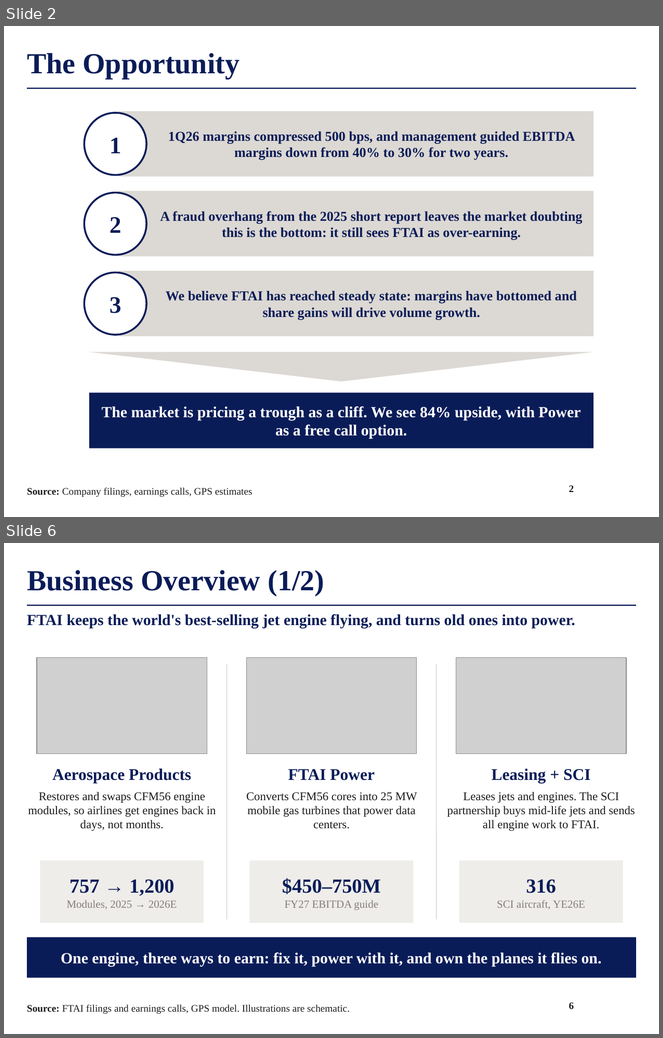
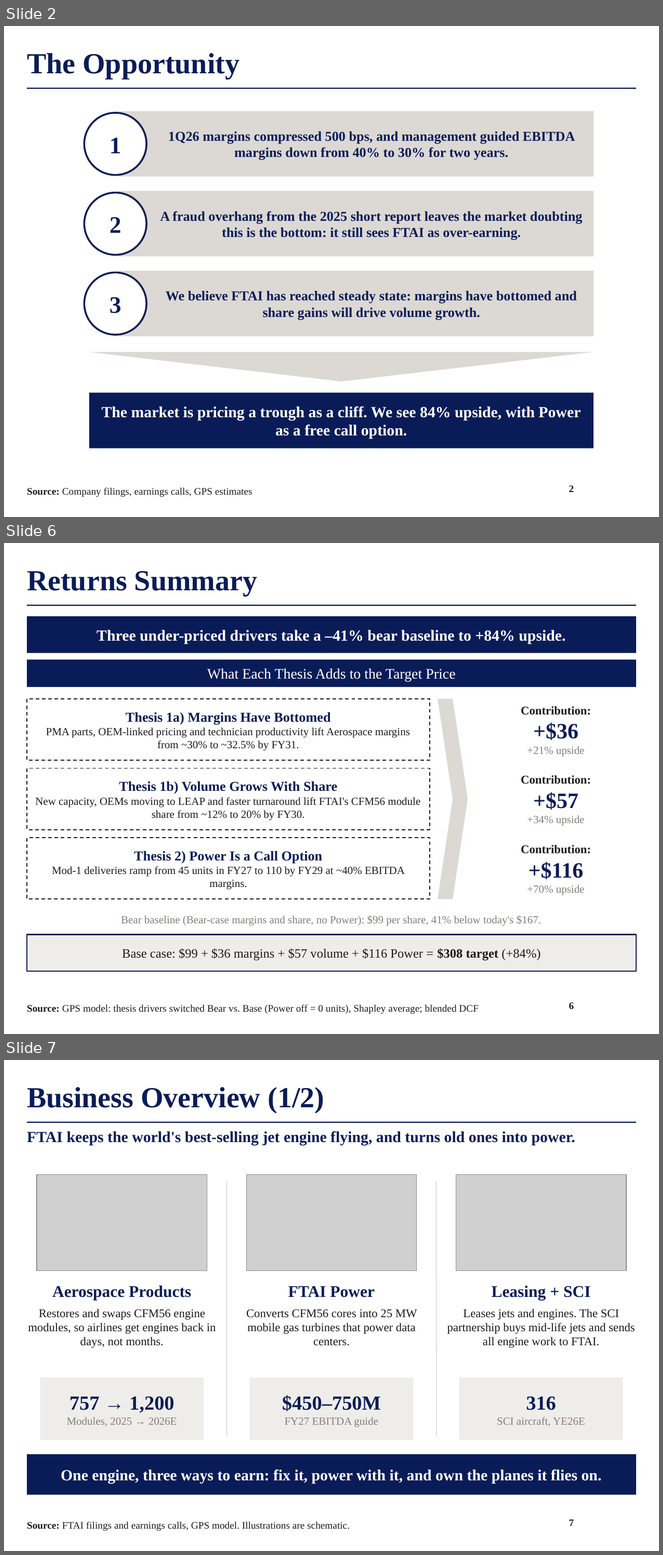
Before and after one commit to maxlsmls-dot/SPOT, a slide deck: deck/FTAI_Long_Pitch.pptx. Shown one above the other, each under a label of ours: slides 2 and 6 before the commit, slides 2, 6 and 7 after it; the slides between them are not shown. The pictures are 663x1038 and 663x1555 pixels, drawn with LibreOffice and Linux fonts; fonts in the diff are those of the drawing; grey boxes stand for pictures; background and template pictures are left out. Boxes give left, top, right and bottom in pixels: in the first picture for what was removed or moved away, otherwise in the second. Text is boxed around its words. In the diff, an @@ line names an element or a change of style, - is before the commit and + after.

```diff
--- a/deck/FTAI_Long_Pitch.pptx
+++ b/deck/FTAI_Long_Pitch.pptx
@@ slide 6 added at [4,543,659,1034], background #FFFFFF; not listed: 1 template element that a slide beside it also shows @@
@@ title added at [27,571,257,596], 32 pt, text #0A1C58, bold @@
+Returns Summary
@@ rectangle added at [27,616,636,653], fill #0A1C58, 17 pt, text #FFFFFF, bold @@
+Three under-priced drivers take a –41% bear baseline to +84% upside.
@@ rectangle added at [27,659,636,687], fill #0A1C58, 16 pt, text #FFFFFF @@
+What Each Thesis Adds to the Target Price
@@ rectangle added at [27,699,430,760], outline #1A1A1A 1 pt dashed, 12 pt, text #1A1A1A @@
+Thesis 1a) Margins Have Bottomed
+PMA parts, OEM-linked pricing and technician productivity lift Aerospace margins from ~30% to ~32.5% by FY31.
@@ chevron added at [438,699,468,899], fill #DCD8D3 @@
@@ text added at [521,706,591,757], 13 pt, text #1A1A1A, bold @@
+Contribution:
++$36
++21% upside
@@ rectangle added at [27,768,430,830], outline #1A1A1A 1 pt dashed, 12 pt, text #1A1A1A @@
+Thesis 1b) Volume Grows With Share
+New capacity, OEMs moving to LEAP and faster turnaround lift FTAI's CFM56 module share from ~12% to 20% by FY30.
@@ text added at [521,775,591,826], 13 pt, text #1A1A1A, bold @@
+Contribution:
++$57
++34% upside
@@ rectangle added at [27,838,430,899], outline #1A1A1A 1 pt dashed, 12 pt, text #1A1A1A @@
+Thesis 2) Power Is a Call Option
+Mod-1 deliveries ramp from 45 units in FY27 to 110 by FY29 at ~40% EBITDA margins.
@@ text added at [521,845,591,896], 13 pt, text #1A1A1A, bold @@
+Contribution:
++$116
++70% upside
@@ text added at [121,916,541,926], 12 pt, text #847C7A @@
+Bear baseline (Bear-case margins and share, no Power): $99 per share, 41% below today's $167.
@@ rectangle added at [27,935,636,971], fill #EFEDEA, outline #0A1C58 1.25 pt, 14 pt, text #1A1A1A @@
+Base case: $99 + $36 margins + $57 volume + $116 Power = $308 target (+84%)
@@ text added at [27,1005,478,1014], 11 pt, text #1A1A1A @@
+Source: GPS model: thesis drivers switched Bear vs. Base (Power off = 0 units), Shapley average; blended DCF
@@ page number added at [569,1003,574,1009], 11 pt, text #1A1A1A, bold @@
+6
@@ what was slide 6 is now slide 7 @@
@@ page number at [569,1520,574,1526]: text changed @@
-6
+7
```
Also in this commit, not shown: 3 other files.
